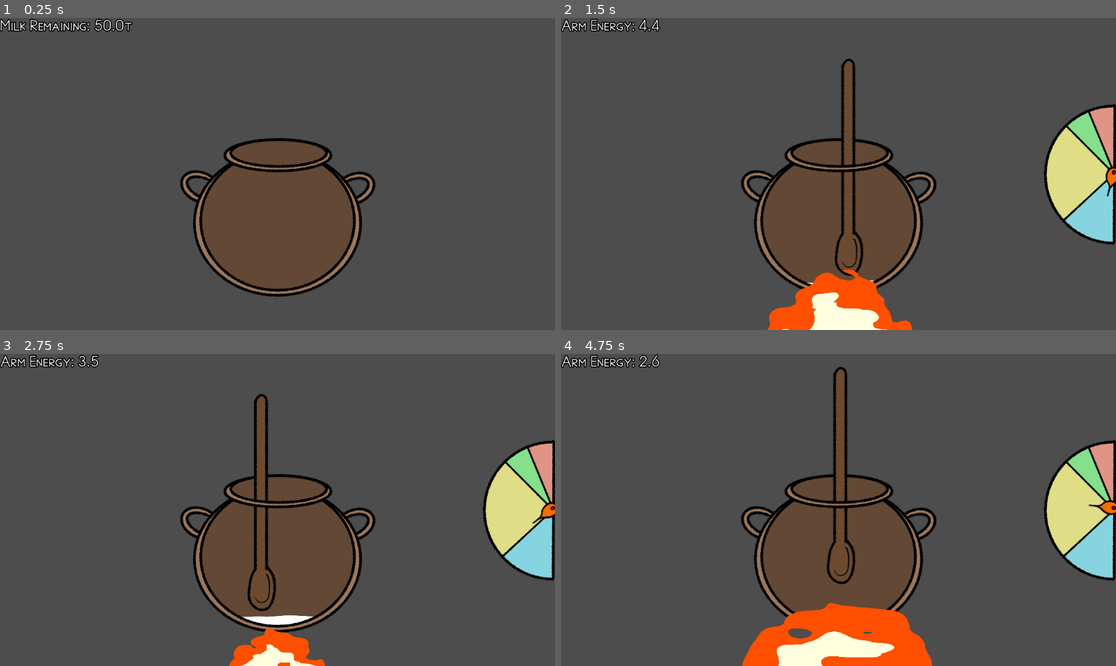
Above: before the commit, frames 1-4 (two rows, left to right).
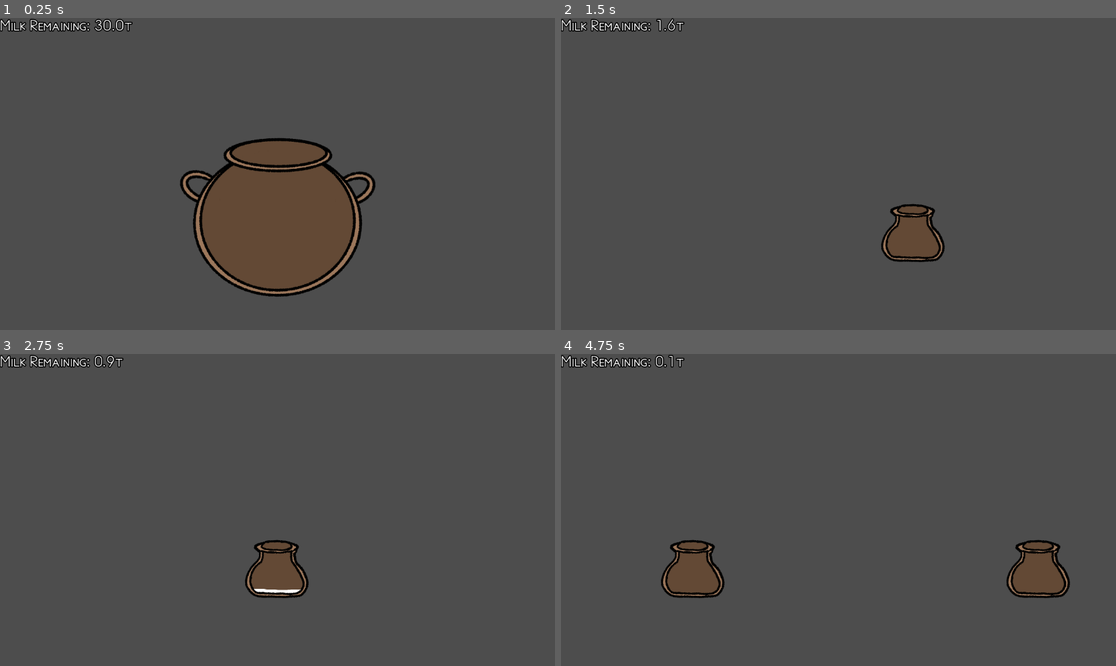
Above: after the commit, the same moments.

Repository: HauntedBees/olympus-mountain-creamery
Game: Godot game, scene res://game_scenes/01_make_yog/make_yog.tscn
The game is run twice, just before and just after one commit, with the same random seed, the same clock (stepped at 60 frames per second) and the same inputs.
Inputs:
- Up to frame 1 (0.25 s): no input
- Up to frame 2 (1.5 s): tap Enter at 0.5 s; hold Z (button_one) 0.53-1.28 s; tap X (button_two) at 0.8, 1.35 s
- Up to frame 3 (2.75 s): tap Z (button_one) at 1.55 s; hold Z (button_one) from 2.03 s (still down); tap X (button_two) at 2.3 s
- Up to frame 4 (4.75 s): release Z (button_one) at 2.78 s; tap X (button_two) at 2.85, 3.8, 4.35 s; tap Z (button_one) at 3.05, 4.55 s; hold Z (button_one) 3.53-4.28 s

The runs differ from the first frame. In frame 1, less than 0.1% of the frame differs, in the area x 17-19%, y 0-5%; in frame 2, 14%; in frame 3, 12%; in frame 4, 16%, in the area x 0-100%, y 0-100%.

Commit message:
pouring the milks

Diff:
--- a/game_data/player_data.gd
+++ b/game_data/player_data.gd
@@ -1,10 +1,10 @@
 class_name PlayerData extends Resource
 
 ## How much milk fits in the pot.
-@export var milk_pot_capacity := 10.0
+@export var milk_pot_capacity := 15.0
 
 ## How much milk the player has.
-@export var milk_amount := 50.0
+@export var milk_amount := 30.0
 
 ## How much strength the player has in their arm.
 @export var arm_energy := 5.0
--- a/game_scenes/01_make_yog/make_yog.gd
+++ b/game_scenes/01_make_yog/make_yog.gd
@@ -5,6 +5,7 @@
 @onready var fire: ColorRect = %Fire
 @onready var temp_meter: TempMeter = %TempMeter
 @onready var ice_container: IceBath = %IceContainer
+@onready var yog_jars: Control = %YogJars
 
 func _ready() -> void:
 	_change_state(PourMilkState.new(self, MilkPotData.new()))
--- a/game_scenes/01_make_yog/make_yog.tscn
+++ b/game_scenes/01_make_yog/make_yog.tscn
@@ -108,3 +108,13 @@
 grow_horizontal = 2
 grow_vertical = 0
 script = ExtResource("6_ojxcj")
+
+[node name="YogJars" type="Control" parent="."]
+unique_name_in_owner = true
+visible = false
+layout_mode = 1
+anchors_preset = 15
+anchor_right = 1.0
+anchor_bottom = 1.0
+grow_horizontal = 2
+grow_vertical = 2
--- a/game_scenes/01_make_yog/milk_pot_data.gd
+++ b/game_scenes/01_make_yog/milk_pot_data.gd
@@ -1,4 +1,4 @@
-class_name MilkPotData extends RefCounted
+class_name MilkPotData extends Resource
 
 ## The amount of milk is in the pot.
 @export var amount := 0.0
--- a/game_scenes/01_make_yog/states/cool_milk.gd
+++ b/game_scenes/01_make_yog/states/cool_milk.gd
@@ -24,8 +24,9 @@
 func update(delta: float) -> void:
 	if Input.is_action_just_pressed("button_two"):
 		input_blocked = true
+		# TODO: calculate bacteria and cool multipliers
 		# TODO: some animation/delay/transition to finish things off
-		change_state.emit(CoolMilkState.new(_make_yog, _pot))
+		change_state.emit(FillJarsState.new(_make_yog, _pot))
 		return
 	if Input.is_action_just_pressed("button_one"):
 		_ice_added += 0.1
--- /dev/null
+++ b/game_scenes/01_make_yog/states/fill_jars.gd
@@ -0,0 +1,91 @@
+class_name FillJarsState extends MakeYogGameState
+
+const _YOG_JAR_SCENE := preload("res://game_scenes/01_make_yog/yog_jar.tscn")
+const _MILK_POUR_RATE := 0.75
+const _JAR_CAPACITY := 5.0
+
+enum State { Animating, Pouring, Flavoring }
+
+var _root: Control
+var _yog_jars: Array[MilkPotData] = []
+var _yog_jar_displays: Array[YogJar] = []
+var _current_jar: MilkPotData
+var _state := State.Animating
+var _current_jar_display: YogJar
+var _did_start_pouring := false
+
+func initialize() -> void:
+	_make_yog.boil_pot.visible = false
+	_root = _make_yog.yog_jars
+	_root.visible = true
+	_add_yog()
+	_update_milk_label()
+
+func clean() -> void:
+	_root.visible = false
+	_make_yog.boil_pot.visible = true
+	for y in _yog_jar_displays:
+		y.queue_free()
+	_yog_jar_displays.clear()
+
+func update(delta: float) -> void:
+	match _state:
+		State.Pouring:
+			update_pour(delta)
+
+func update_pour(delta: float) -> void:
+	if Player.options.multiple_milk_pours && Input.is_action_just_pressed("button_two"):
+		_add_yog()
+		return
+	if Input.is_action_pressed("button_one"):
+		_did_start_pouring = true
+		var fuller_bowl_faster_pour := _fill_formula(_make_yog.boil_pot.fill_percent)
+		var amount_poured := delta * _MILK_POUR_RATE * Player.options.speed_multiplier * fuller_bowl_faster_pour
+		if amount_poured > _pot.amount:
+			amount_poured = _pot.amount
+		_current_jar.amount += amount_poured
+		_pot.amount -= amount_poured
+		_update_milk_label()
+		# TODO: overflow
+		_current_jar_display.fill_percent = _current_jar.amount / _JAR_CAPACITY
+		if _pot.amount <= 0:
+			_finish_pouring()
+	elif _did_start_pouring && !Player.options.multiple_milk_pours:
+		_add_yog()
+
+## Fills up faster at start and end than middle.
+func _fill_formula(current_amount: float) -> float:
+	return 1.0 + pow(2.0 * (0.25 + current_amount) - 1.0, 2.0) * 3.0
+
+func _update_milk_label() -> void:
+	_make_yog.info_label.text = "Milk Remaining: %.1fτ" % _pot.amount
+
+func _finish_pouring() -> void:
+	# TODO: some animation/delay/transition to finish things off
+	change_state.emit(HeatMilkState.new(_make_yog, _pot))
+
+func _add_yog() -> void:
+	_state = State.Animating
+	if _current_jar:
+		_yog_jars.append(_current_jar)
+	var rect := _root.get_viewport_rect()
+	var midpoint := rect.size.y * 0.6
+	if _current_jar_display:
+		var last_t := _root.create_tween()
+		last_t.tween_property(_current_jar_display, "position", Vector2(-_current_jar_display.size.x, midpoint), 0.25)
+	_current_jar_display = _YOG_JAR_SCENE.instantiate()
+	_yog_jar_displays.append(_current_jar_display)
+	_root.add_child(_current_jar_display)
+	_current_jar_display.position = Vector2(rect.end.x + _current_jar_display.size.x, midpoint)
+	_current_jar = _pot.duplicate()
+	_current_jar.amount = 0.0
+	input_blocked = true
+	var t := _root.create_tween()
+	var mid_x := rect.size.x / 2.0 - _current_jar_display.size.x / 2.0
+	t.tween_property(_current_jar_display, "position", Vector2(mid_x, midpoint), 0.25)
+	t.tween_callback(func() -> void:
+		input_blocked = false
+		# TODO: flavors
+		_state = State.Pouring
+		_did_start_pouring = false
+	)
--- a/game_scenes/01_make_yog/states/pour_milk.gd
+++ b/game_scenes/01_make_yog/states/pour_milk.gd
@@ -8,7 +8,7 @@
 	_update_milk_label()
 
 func update(delta: float) -> void:
-	if Input.is_action_just_pressed("button_two"):
+	if Player.options.multiple_milk_pours && Input.is_action_just_pressed("button_two"):
 		_finish_pouring()
 		return
 	if Input.is_action_pressed("button_one"):
@@ -35,4 +35,5 @@
 func _finish_pouring() -> void:
 	input_blocked = true
 	# TODO: some animation/delay/transition to finish things off
-	change_state.emit(HeatMilkState.new(_make_yog, _pot))
+	#change_state.emit(HeatMilkState.new(_make_yog, _pot))
+	change_state.emit(FillJarsState.new(_make_yog, _pot))
--- a/game_scenes/01_make_yog/yog_jar.tscn
+++ b/game_scenes/01_make_yog/yog_jar.tscn
@@ -1,6 +1,6 @@
 [gd_scene load_steps=10 format=3 uid="uid://onydyldr07sm"]
 
-[ext_resource type="Script" path="res://game_scenes/01_make_yog/boil_pot.gd" id="1_xnyt3"]
+[ext_resource type="Script" path="res://game_scenes/01_make_yog/yog_jar.gd" id="1_856o8"]
 [ext_resource type="Texture2D" uid="uid://j0thu0idbytq" path="res://assets/yog_jar_back.png" id="2_jorf2"]
 [ext_resource type="Texture2D" uid="uid://dpdv6mjofmhat" path="res://assets/yog_jar_back_lip.png" id="3_68g1j"]
 [ext_resource type="Shader" path="res://game_scenes/01_make_yog/milk_top.gdshader" id="4_d2vud"]
@@ -25,7 +25,7 @@
 anchors_preset = 0
 offset_right = 136.0
 offset_bottom = 119.0
-script = ExtResource("1_xnyt3")
+script = ExtResource("1_856o8")
 max_milk_y = 110.0
 
 [node name="CenterContainer" type="CenterContainer" parent="."]
Not shown: 1 places in game_scenes/01_make_yog/yog_jar.tscn that only renumber resources
